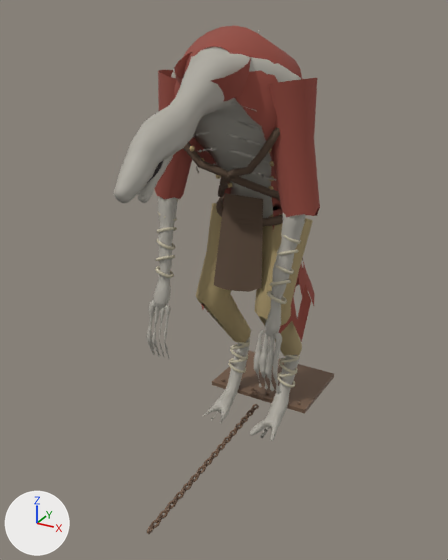
Before and after pictures for a commit that changed the glTF model assets/models/creatures.glb.
Both versions are drawn from a camera (50 mm lens) standing at (9.53, -20.21, 15.66) and looking at (-0.09, -2.72, 6.91). Lighting does not change. The marker at lower left points along +X, +Y and +Z. The first picture is the older version. Vertices at exactly the same position are counted once.

In view in the first picture: 'hauler_chain', 'hauler_clothes', 'hauler_plate', 'hauler_skin'.
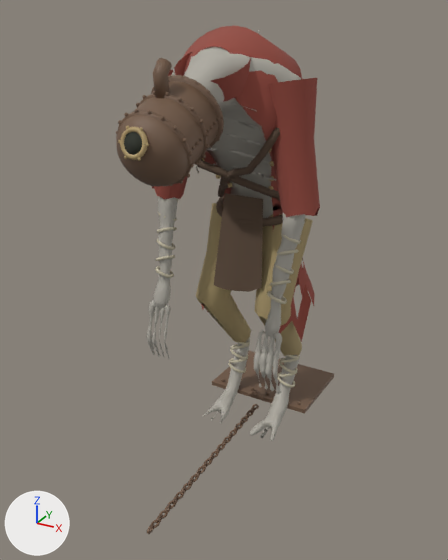
Commit message: feat(creatures): 拖链者的头换成铆钉锅炉罩

Changed parts and their boxes (x1, y1, x2, y2) in the pictures (448 x 560 px):
'hauler_skin', reshaped (17% narrower)
    before: (114, 30, 305, 441)
    after: (147, 30, 305, 441)
'hauler_helmet', added
    after: (116, 58, 224, 186)
    faces in mat_iron (brown #735945): (116, 58, 224, 186)
    faces in mat_brass (brown #b39b6c): (118, 126, 149, 161)
    faces in mat_glass (dark grey #30352c): (124, 132, 145, 155)
part 1 of me_hauler_skin, built on
    before: (114, 90, 208, 203)

Patch to the scene script:
```diff
--- a/assets/models/creatures.glb.py
+++ b/assets/models/creatures.glb.py
@@ mat_glass @@
+mat_glass = principled_material('glass')
+mat_glass.base_color = (0.03, 0.035, 0.025)  # dark grey #30352c
+mat_glass.roughness = 0.95
@@ me_hauler_skin @@
 # used by ob_hauler_skin; location = (0.0, 0.0, 0.0)
-me_hauler_skin.from_pydata(...)  # 23733 vertices, 48338 faces; spans x -2.7..2.7, y -8.4..1.9, z -0.1..15.0
+me_hauler_skin.from_pydata(...)  # 22925 vertices, 46722 faces; spans x -2.7..2.7, y -5.3..1.9, z -0.1..15.0
+# me_hauler_skin part 1: 34 vertices moved from x -0.5..0.5, y -5.9..-4.7, z 12.3..13.4 to x -0.4..0.4, y -5.3..-4.7, z 12.7..13.4; 817 vertices removed from x -0.6..0.6, y -8.4..-5.3, z 10.9..13.2; 9 vertices added at x -0.2..0.2, y -5.3..-5.0, z 12.8..13.2
+# other edits to the shape of me_hauler_skin do not show in these pictures
 me_hauler_skin.materials.append(mat_skin)
@@ me_hauler_helmet @@
+me_hauler_helmet.from_pydata(...)  # 2212 vertices, 4068 faces; spans x -1.27..1.18, y -7.72..-4.54, z 11.16..14.47
+# faces by material slot: [32, 52, 652, 3256, 76]
+me_hauler_helmet.materials.append(mat_skin)  # grey #adaaa0
+me_hauler_helmet.materials.append(mat_bandage)  # beige #c4bca4
+me_hauler_helmet.materials.append(mat_brass)  # brown #b39b6c
+me_hauler_helmet.materials.append(mat_iron)  # brown #735945
+me_hauler_helmet.materials.append(mat_glass)  # dark grey #30352c
@@ ob_hauler_helmet @@
+ob_hauler_helmet = bpy.data.objects.new('hauler_helmet', me_hauler_helmet)
+ob_hauler_helmet.location = (0.0, 0.0, 0.0)
```
